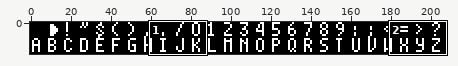
Pixel-art file: src/resources/backgrounds/text-font.aseprite. Above: a wide view before the commit, with the close-up outlined.
Close-up. Earlier state:
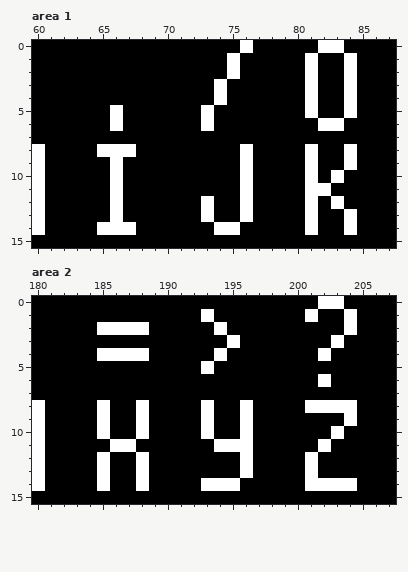
208x16 pixels, 1 frame. Shown: area 1: x 60..87, y 0..15; area 2: x 180..207, y 0..15.
Now the later version:
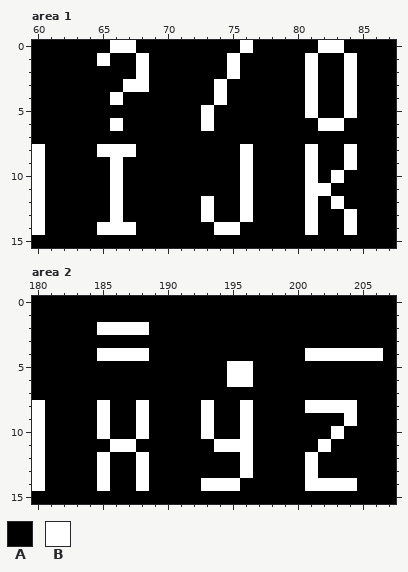
Palette (. is transparent): A #000000  B #ffffff
Diff:
Changed rows in their new state; - is an unchanged pixel.
Area 1:
first column x 65:
 0 -BB-
 1 B--B
 2 ---B
 3 --BB
 4 -B--
 5 -A--
Area 2:
first column x 193:
 0 ---------AA---
 1 A-------A--A--
 2 -A---------A--
 3 --A-------A---
 4 -A------B-BBBB
 5 A-BB----------
 6 --BB-----A----
Changed places in both close-ups, as pixel boxes (x1, y1, x2, y2):
changed: (97, 40, 149, 118)
changed: (305, 296, 383, 387)
changed: (201, 309, 253, 387)
